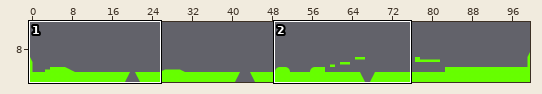
One commit to this Tiled map (JSON): assets/tilemaps/level1.json. Above, an overview of the earlier version with the close-up marked.
Close-up. Before the edit:
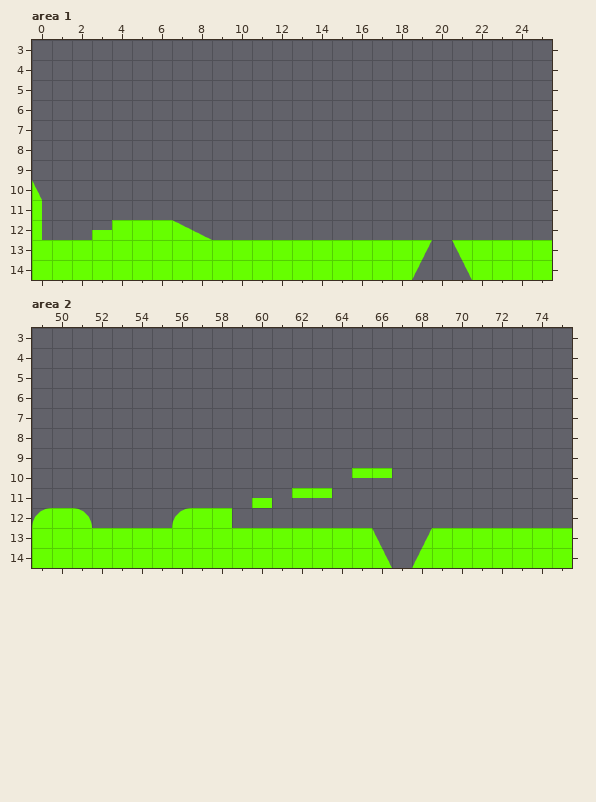
Cells are 64x64 px. Shown: area 1 x 0..25, y 3..14; area 2 x 49..75, y 3..14. The commit also changed other parts of the map, which this record leaves out.
Once edited:
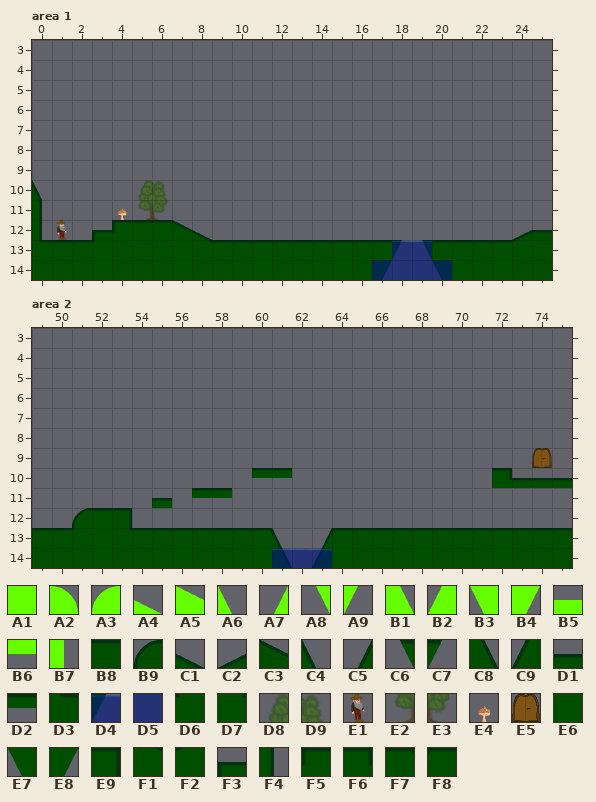
Key: from "ninja-tiles64": A1 1, A2 10, A3 11, A4 14, A5 18, A6 22, A7 23, A8 24, A9 25, B1 26, B2 27, B3 28, B4 29, B5 30, B6 32, B7 33; from "tiles": B8 1, B9 11, C1 14, C2 15, C3 18, C4 22, C5 23, C6 24, C7 25, C8 26, C9 27, D1 30, D2 32, D3 37, D4 38, D5 39, D6 52, D7 53, D8 96, D9 97, E1 102, E2 104, E3 105, E4 110, E5 111, E6 113, E7 140, E8 141, E9 146, F1 158, F2 159, F3 165, F4 177, F5 178, F6 179, F7 182, F8 183.
__ is an empty cell, .. an unchanged one.
Objects are placed by their top-left corner, in cells (3,4 is the top-left corner of cell 3,4); size is 1x1 cell unless given.
See-through tiles are keyed as they look on the map.
The edit:
layer "BackgroundLayer" opacity 100% -> 63%
--- layer "GroundLayer", area 1
@@ x 0..25 @@
-10 A6 .. .. .. .. .. .. .. .. .. .. .. .. .. .. .. .. .. .. .. .. .. .. .. .. ..
-11 B7 .. .. .. .. .. .. .. .. .. .. .. .. .. .. .. .. .. .. .. .. .. .. .. .. ..
-12 B7 .. .. B5 A1 A1 A1 A5 A4 .. .. .. .. .. .. .. .. .. .. .. .. .. .. .. __ __
-13 A1 A1 A1 A1 A1 A1 A1 A1 A1 A1 A1 A1 A1 A1 A1 A1 A1 A1 A1 B4 __ B3 A1 A1 A1 A1
-14 A1 A1 A1 A1 A1 A1 A1 A1 A1 A1 A1 A1 A1 A1 A1 A1 A1 A1 A1 A9 __ A8 A1 A1 A1 A1
+10 C4 .. .. .. .. .. .. .. .. .. .. .. .. .. .. .. .. .. .. .. .. .. .. .. .. ..
+11 F4 .. .. .. .. .. .. .. .. .. .. .. .. .. .. .. .. .. .. .. .. .. .. .. .. ..
+12 F4 .. .. F3 F5 B8 B8 C3 C1 .. .. .. .. .. .. .. .. .. .. .. .. .. .. .. C2 D1
+13 D3 B8 B8 D6 E6 E6 E6 E6 F1 B8 B8 B8 B8 B8 B8 B8 B8 B8 C7 C6 B8 B8 B8 B8 F2 E6
+14 E6 E6 E6 E6 E6 E6 E6 E6 E6 E6 E6 E6 E6 E6 E6 E6 E6 E8 __ __ E7 E6 E6 E6 E6 E6
--- layer "BackgroundLayer", area 1
@@ x 5..6 @@
-10 __ __
-11 __ __
+10 D8 D9
+11 E2 E3
@@ x 17..20 @@
-13 .. __ __ ..
-14 __ __ __ __
+13 .. D4 D4 ..
+14 D5 D5 D5 D5
--- layer "ObjectLayer", area 1
+E4 at 4,11
+E1 at 1,12
layer "BackgroundLayer" opacity 100% -> 63%
--- layer "GroundLayer", area 2
@@ x 49..75 @@
-10 .. .. .. .. .. .. .. .. .. .. .. __ __ .. .. .. B6 B6 .. .. .. .. .. __ __ __ __
-11 .. .. .. .. .. .. __ .. __ __ .. B5 .. B6 B6 .. .. .. .. .. .. .. .. .. .. .. ..
-12 A3 A1 A2 __ __ .. .. A3 A1 A1 .. .. .. .. .. .. .. .. .. .. .. .. .. .. .. .. ..
-13 A1 A1 A1 A1 A1 A1 A1 A1 A1 A1 A1 A1 A1 A1 A1 A1 A1 A6 __ A7 A1 A1 A1 A1 A1 A1 A1
-14 A1 A1 A1 A1 A1 A1 A1 A1 A1 A1 A1 A1 A1 A1 A1 A1 A1 B1 __ B2 A1 A1 A1 A1 A1 A1 A1
+10 .. .. .. .. .. .. .. .. .. .. .. D2 D2 .. .. .. __ __ .. .. .. .. .. F6 D1 D1 D1
+11 .. .. .. .. .. .. D1 .. D2 D2 .. __ .. __ __ .. .. .. .. .. .. .. .. .. .. .. ..
+12 __ __ B9 B8 E9 .. .. __ __ __ .. .. .. .. .. .. .. .. .. .. .. .. .. .. .. .. ..
+13 B8 B8 D6 E6 D7 B8 B8 B8 B8 B8 B8 F7 C4 __ C5 F8 B8 B8 B8 B8 B8 B8 B8 B8 B8 B8 B8
+14 E6 E6 E6 E6 E6 E6 E6 E6 E6 E6 E6 E6 C8 __ C9 E6 E6 E6 E6 E6 E6 E6 E6 E6 E6 E6 E6
--- layer "BackgroundLayer", area 2
@@ x 61..63 @@
-14 __ __ __
+14 D4 D4 D4
--- layer "ObjectLayer", area 2
+E5 at 74,9
